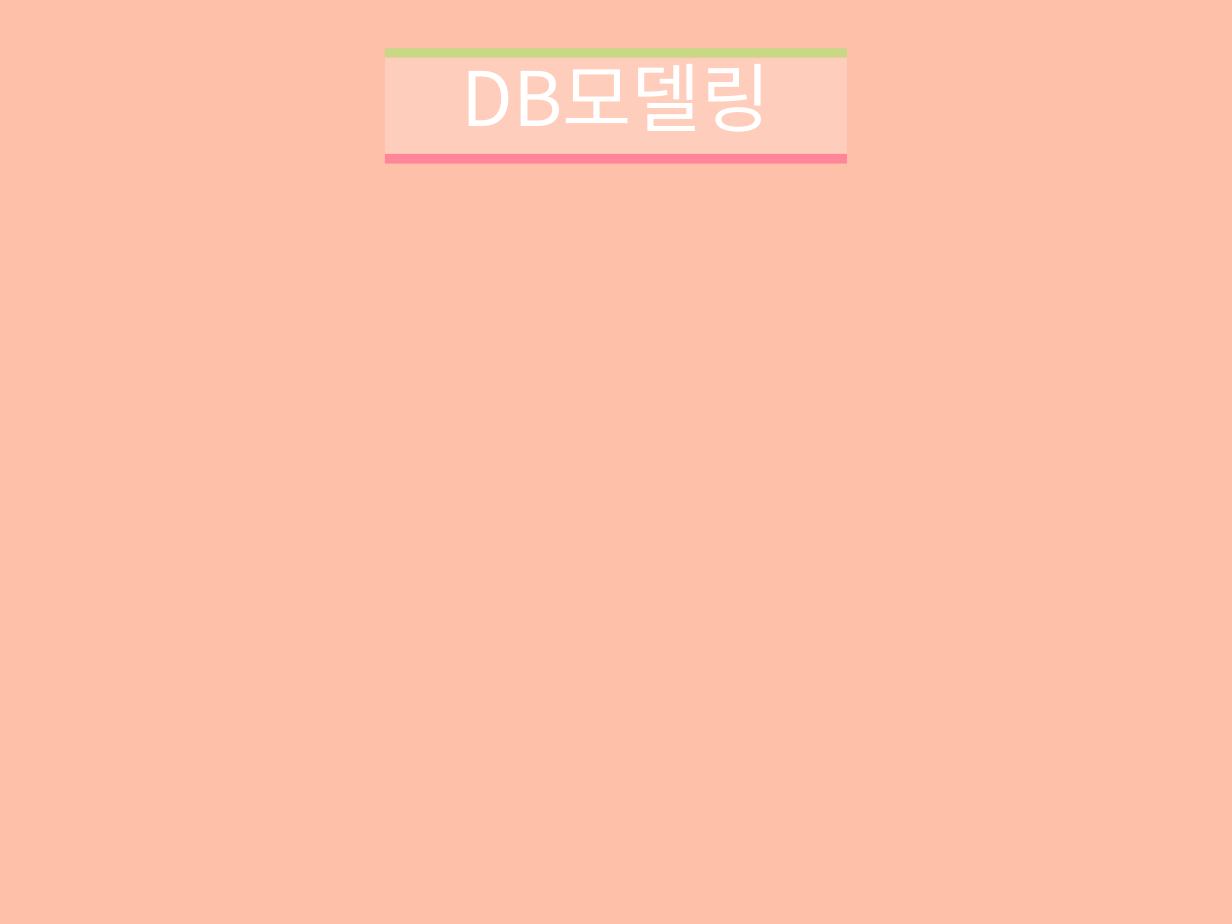
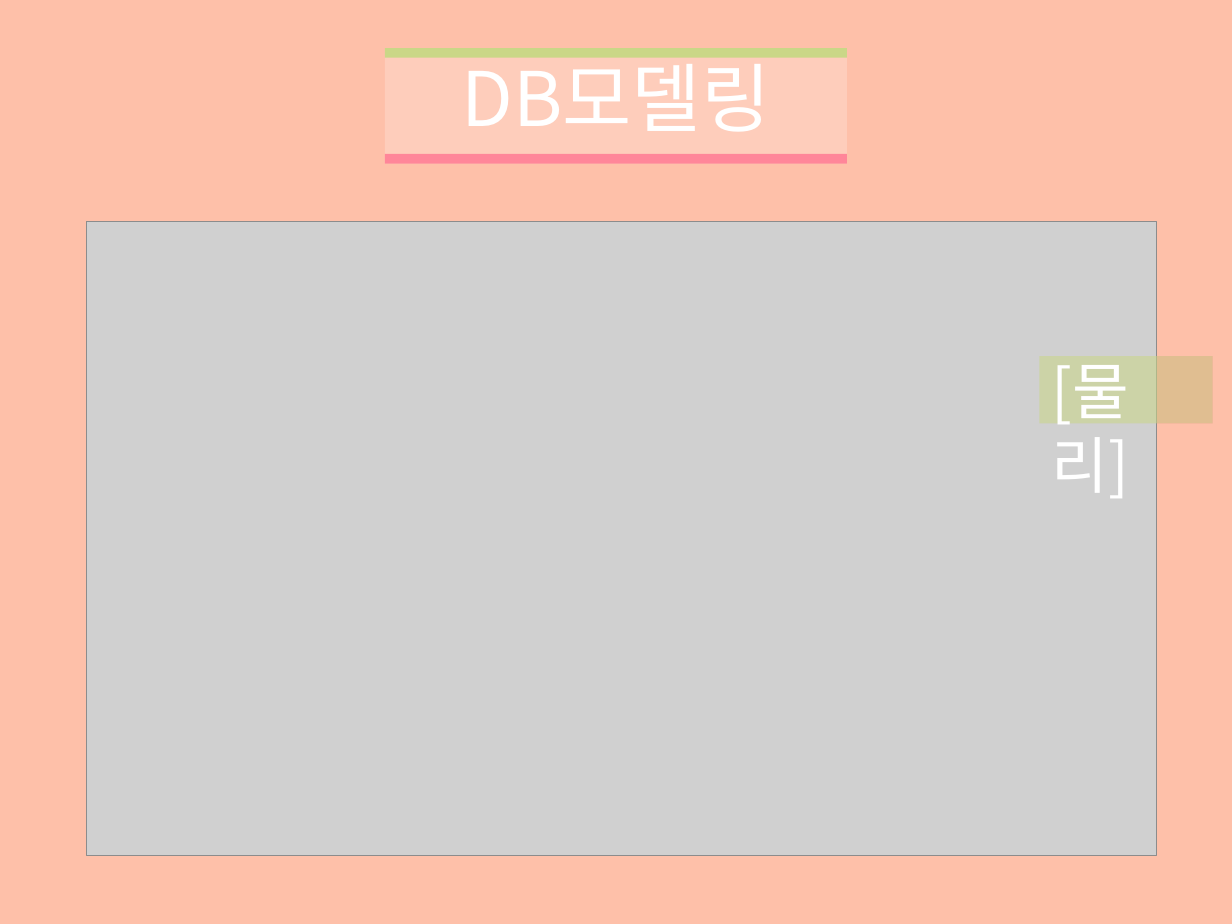
Before and after one commit to dd1331/PetPal, a slide deck: slide 10 of PetPal_f.pptx. Drawn at 1232x924 pixels with LibreOffice and Linux fonts; fonts in the diff are those of the drawing; grey boxes stand for pictures. Boxes give left, top, right and bottom in pixels: in the first picture for what was removed or moved away, otherwise in the second. Text is boxed around its words. In the diff, an @@ line names an element or a change of style, - is before the commit and + after.

```diff
--- a/PetPal_f.pptx
+++ b/PetPal_f.pptx
@@ picture added at bbox=[86, 222, 1152, 850] @@
@@ picture added at bbox=[86, 222, 1157, 856] @@
@@ rectangle added at bbox=[1040, 356, 1214, 424], fill #FF8699 at 56% opacity @@
@@ rectangle added at bbox=[1040, 356, 1214, 424], fill #CAD787 at 56% opacity @@
@@ text added at bbox=[1052, 351, 1138, 498], 36 pt, text #FFFFFF @@
+[논리]
@@ text added at bbox=[1052, 351, 1138, 498], 36 pt, text #FFFFFF @@
+[물리]
```
Also in this commit, not shown: 1 other slide changed.
